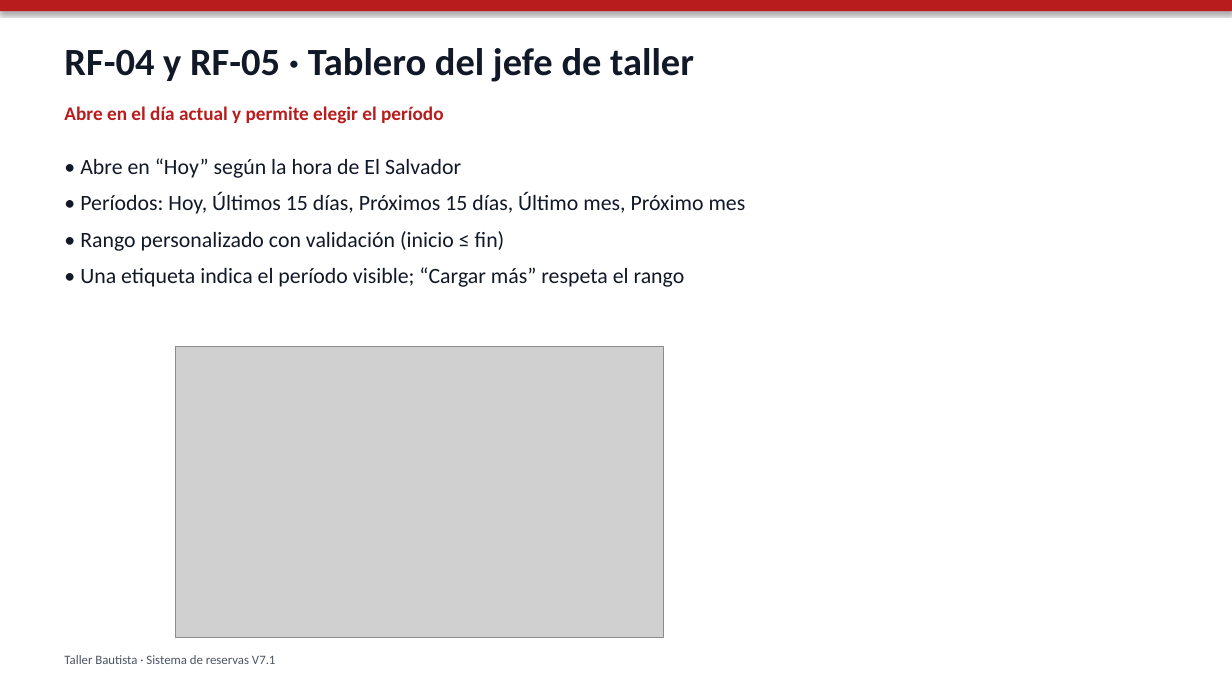
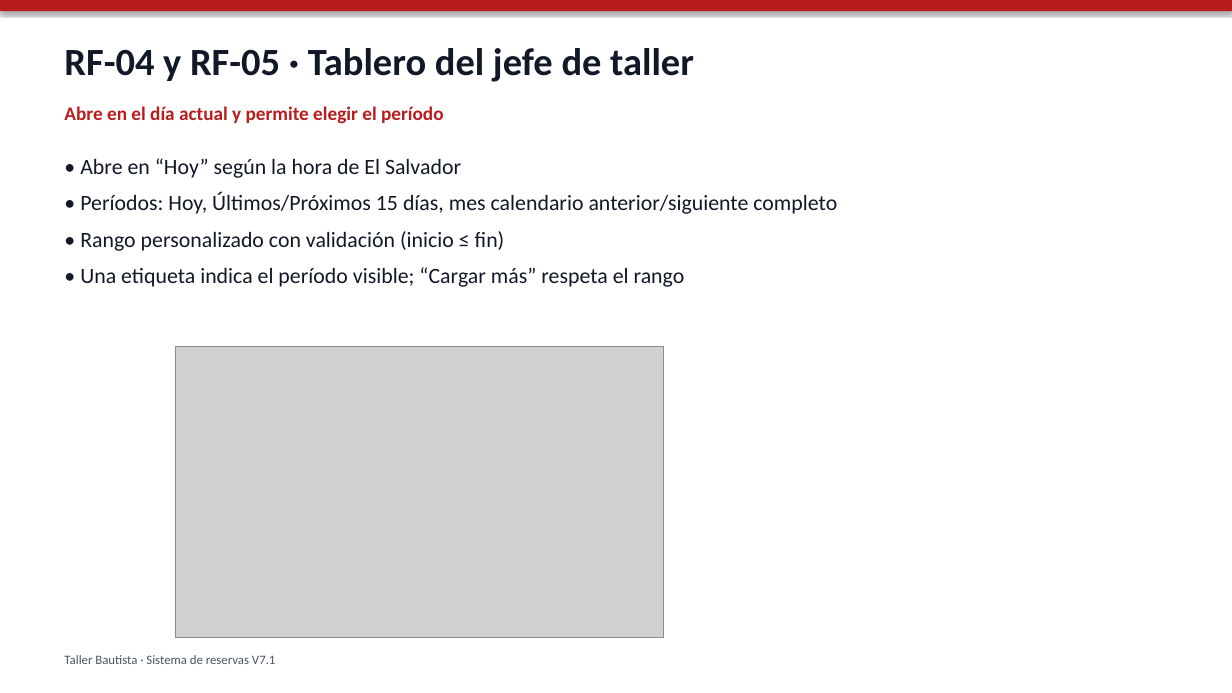
Before and after one commit to 1gnaguzmn/SistemaRESERVAS_KeyTechInc, a slide deck: slide 6 of docs/presentacion/Presentacion_Mejoras_V7_1.pptx. Drawn at 1232x693 pixels with LibreOffice and Linux fonts; fonts in the diff are those of the drawing; grey boxes stand for pictures. Boxes give left, top, right and bottom in pixels: in the first picture for what was removed or moved away, otherwise in the second. Text is boxed around its words. In the diff, an @@ line names an element or a change of style, - is before the commit and + after.

```diff
--- a/docs/presentacion/Presentacion_Mejoras_V7_1.pptx
+++ b/docs/presentacion/Presentacion_Mejoras_V7_1.pptx
@@ text at [80, 192, 837, 214]: text changed @@
-• Períodos: Hoy, Últimos 15 días, Próximos 15 días, Último mes, Próximo mes
+• Períodos: Hoy, Últimos/Próximos 15 días, mes calendario anterior/siguiente completo
```
Also in this commit, not shown: 2 other slides changed, 7 other files.
